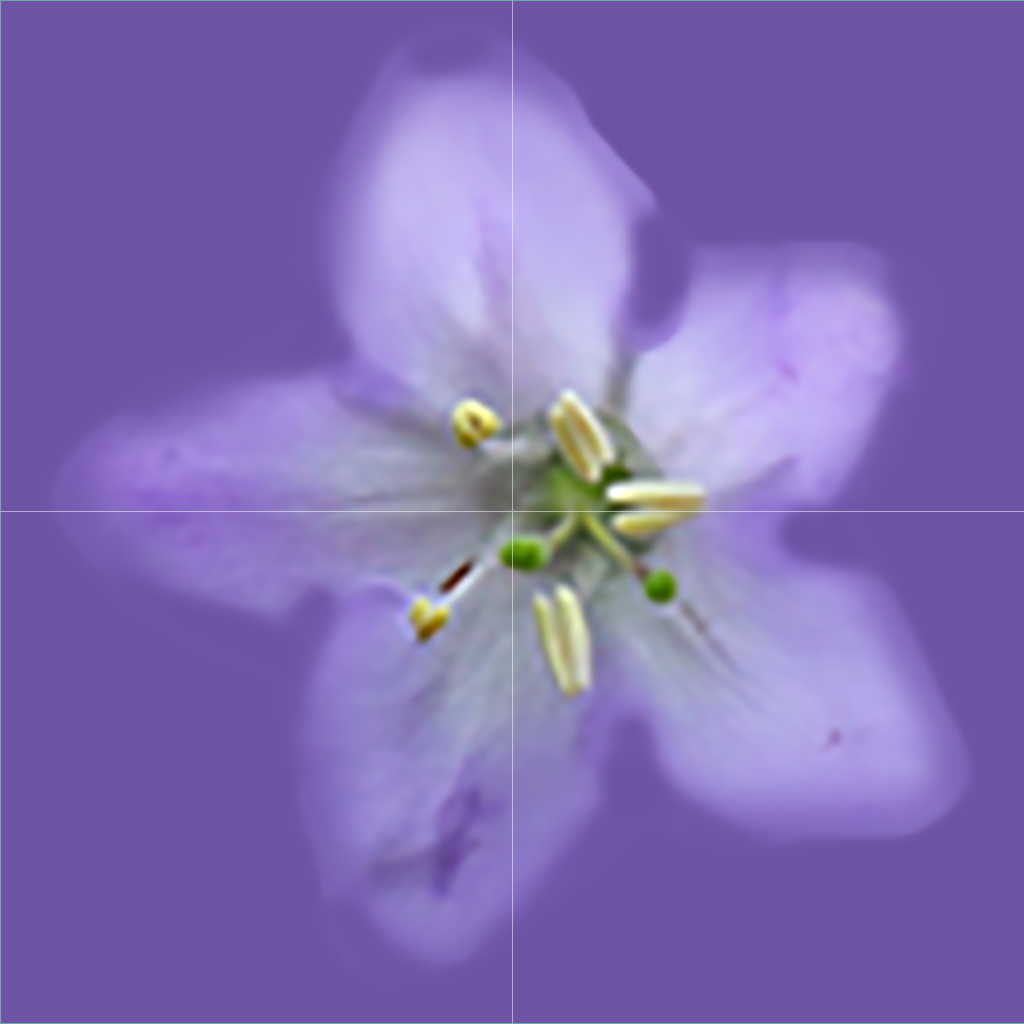
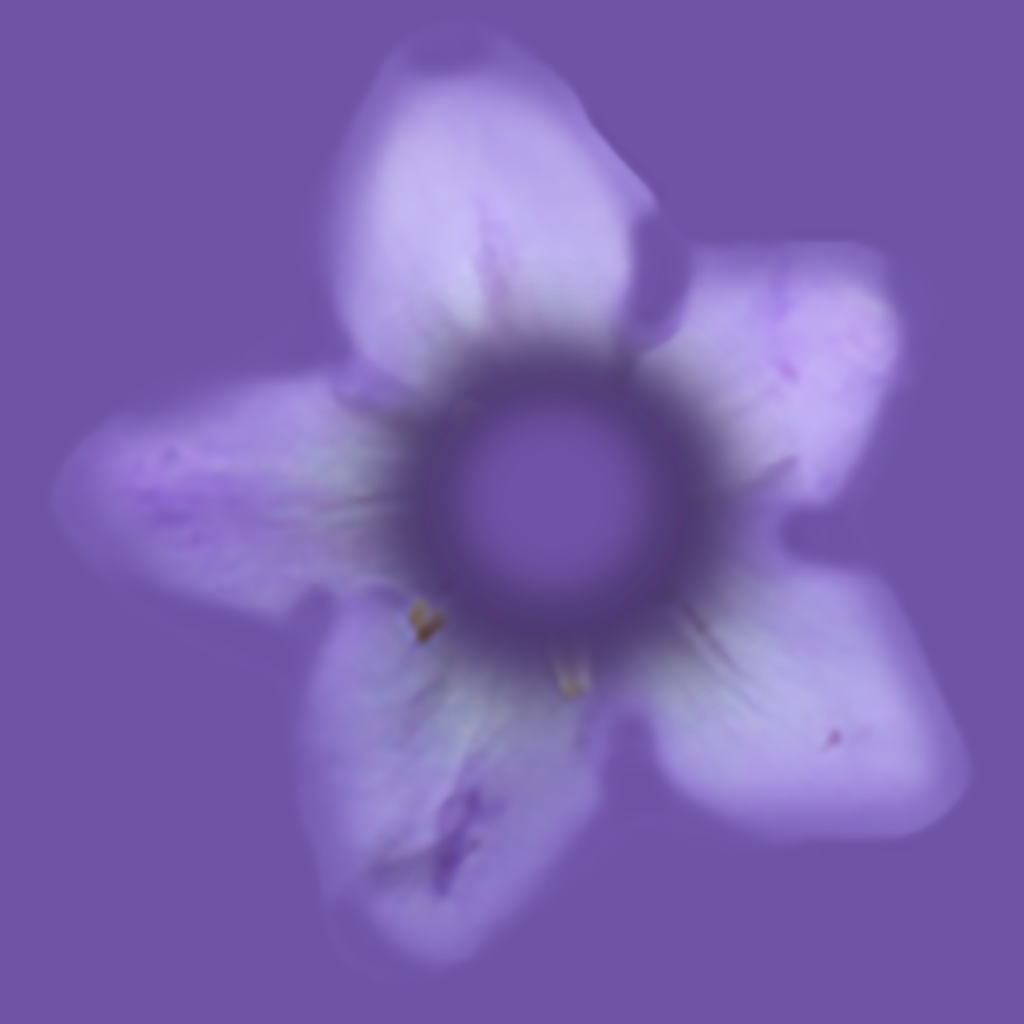
Revision of a layered (1024, 1024) image; what changed, layer by layer:
hid "Flower_A_UV" over [0, 0, 1024, 1024]
added layer "Calque 1" above "Arrière-plan" over [288, 239, 851, 778]
